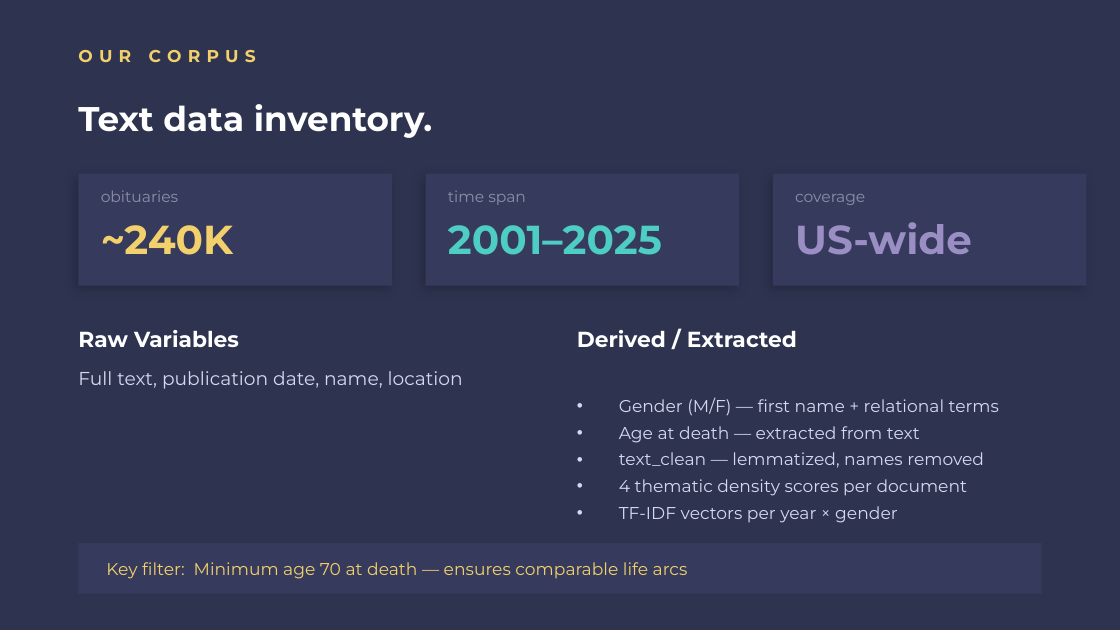
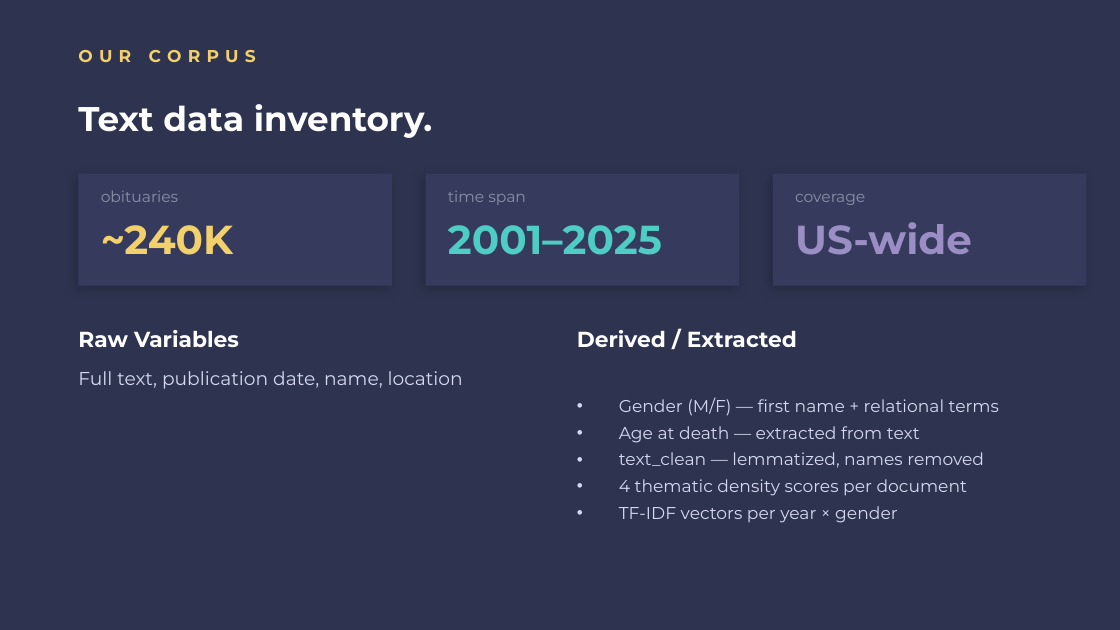
Before and after one commit to gallagelpi/text_minning, a slide deck: slide 4 of NLP_Obituary_Presentation_v3.pptx. Drawn at 1120x630 pixels with LibreOffice and Linux fonts; fonts in the diff are those of the drawing. Boxes give left, top, right and bottom in pixels: in the first picture for what was removed or moved away, otherwise in the second. Text is boxed around its words. In the diff, an @@ line names an element or a change of style, - is before the commit and + after.

Commit message:
adding presentation and pdf

```diff
--- a/NLP_Obituary_Presentation_v3.pptx
+++ b/NLP_Obituary_Presentation_v3.pptx
@@ rectangle removed at <box>78,543,1042,594</box> @@
@@ text removed at <box>106,562,688,579</box> @@
-Key filter: Minimum age 70 at death — ensures comparable life arcs
```
Also in this commit, not shown: 1 other file.
